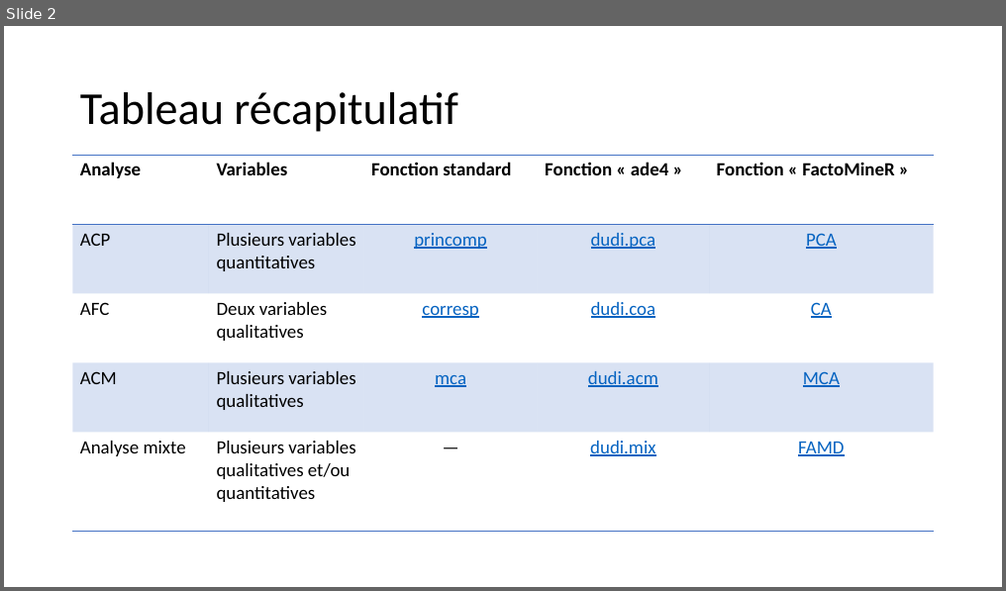
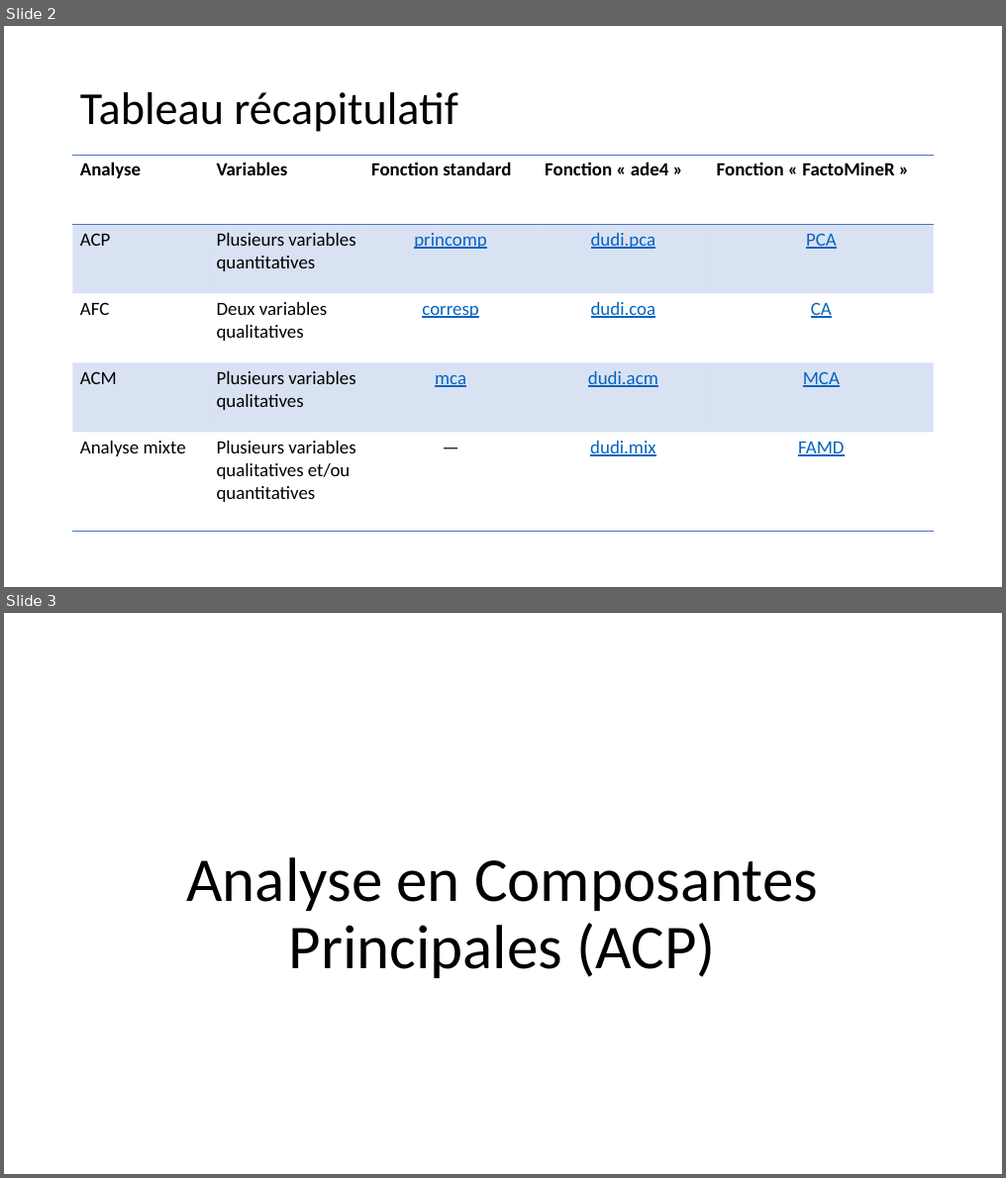
Before and after one commit to abdelghani-maddi/Cours_R_Sorbonne_U, a slide deck: Analyse factorielle et classification.pptx. Shown one above the other, each under a label of ours: slide 2 before the commit, slides 2 and 3 after it. The pictures are 1006x591 and 1006x1178 pixels, drawn with LibreOffice and Linux fonts; fonts in the diff are those of the drawing. Boxes give left, top, right and bottom in pixels: in the first picture for what was removed or moved away, otherwise in the second. Text is boxed around its words. In the diff, an @@ line names an element or a change of style, - is before the commit and + after.

```diff
--- a/Analyse factorielle et classification.pptx
+++ b/Analyse factorielle et classification.pptx
@@ slide 3 added at (4,613,1002,1174), background #FFFFFF @@
@@ title added at (186,858,818,978), 60 pt, text #000000 @@
+Analyse en Composantes Principales (ACP)
```
Also in this commit, not shown: 25 other slides added.
